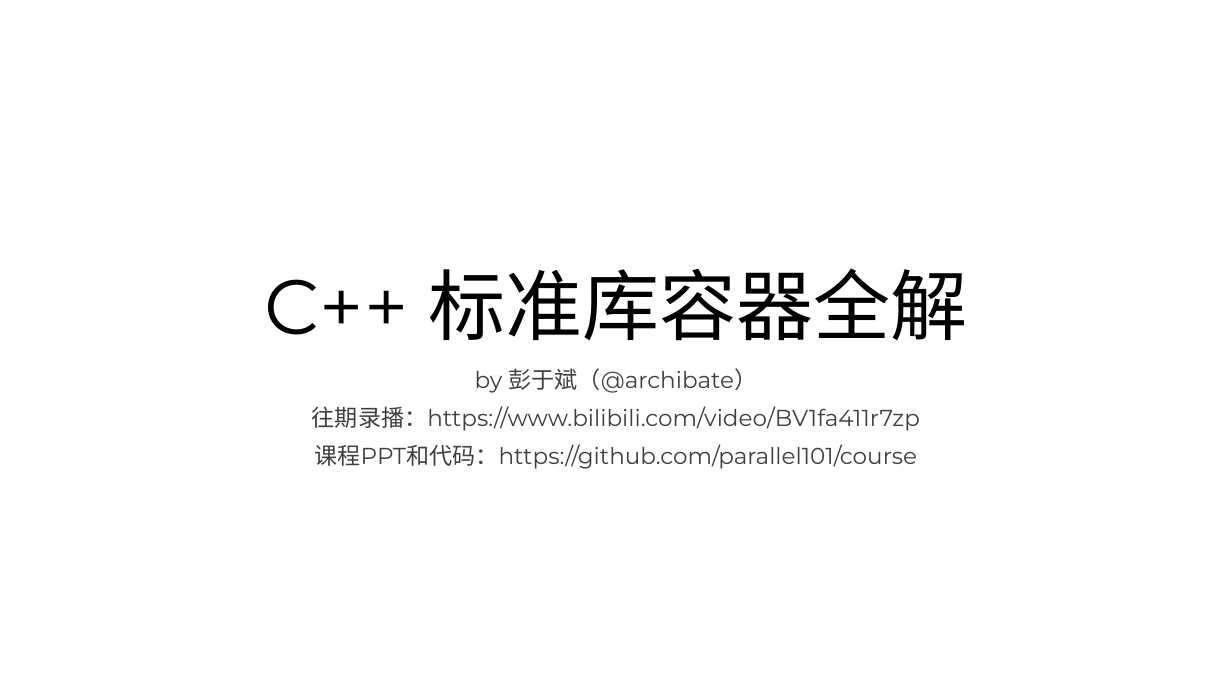
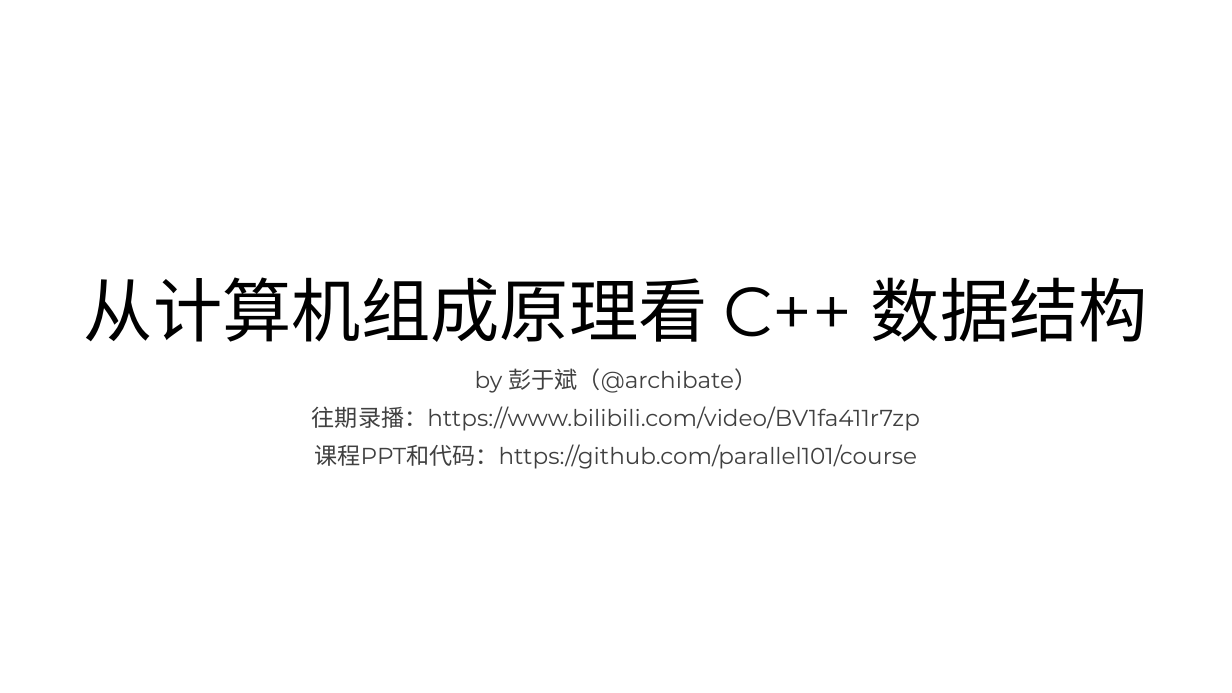
Before and after one commit to parallel101/course, a slide deck: slide 1 of 12/slides.pptx. Drawn at 1232x693 pixels with LibreOffice and Linux fonts; fonts in the diff are those of the drawing. Boxes give left, top, right and bottom in pixels: in the first picture for what was removed or moved away, otherwise in the second. Text is boxed around its words. In the diff, an @@ line names an element or a change of style, - is before the commit and + after.

```diff
--- a/12/slides.pptx
+++ b/12/slides.pptx
@@ title at (84,277,1148,342): text changed; size 60 to 54 pt @@
-C++ 标准库容器全解
+从计算机组成原理看 C++ 数据结构
```
Also in this commit, not shown: 20 slides added, 5 other files.
